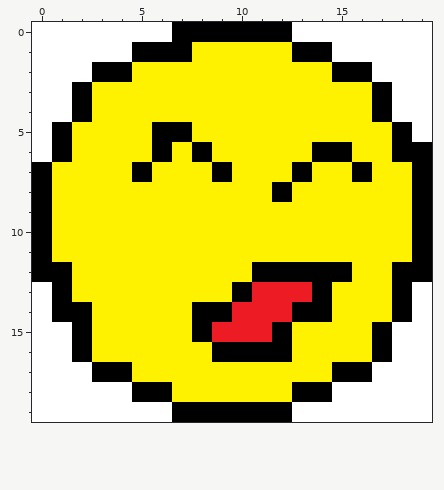
Pixel-art sprite -- oop-bound/image/ball.png. Above: the version before the commit.
The file is 20x20 pixels. Pixels under 10% opacity are left out.
And afterwards:
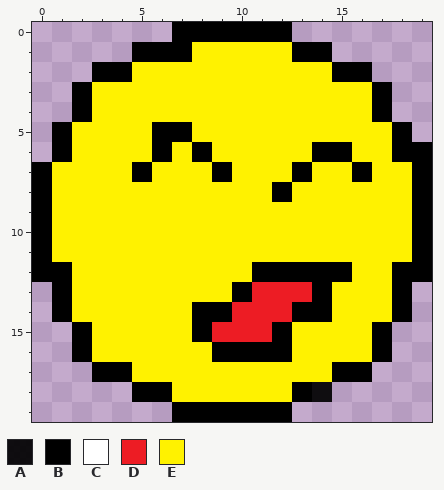
Palette (. is transparent): A #000000eb  B #000000  C #ffffff  D #ed1c24  E #fff200
The exact change:
{"y":0,"x":0,"old":"CCCCCCC","new":"......."}
{"y":0,"x":13,"old":"CCCCCCC","new":"......."}
{"y":1,"x":0,"old":"CCCCC","new":"....."}
{"y":1,"x":15,"old":"CCCCC","new":"....."}
{"y":2,"x":0,"old":"CCC","new":"..."}
{"y":2,"x":17,"old":"CCC","new":"..."}
{"y":3,"x":0,"old":"CC","new":".."}
{"y":3,"x":18,"old":"CC","new":".."}
{"y":4,"x":0,"old":"CC","new":".."}
{"y":4,"x":18,"old":"CC","new":".."}
{"y":5,"x":0,"old":"C","new":"."}
{"y":5,"x":19,"old":"C","new":"."}
{"y":6,"x":0,"old":"C","new":"."}
{"y":13,"x":0,"old":"C","new":"."}
{"y":13,"x":19,"old":"C","new":"."}
{"y":14,"x":0,"old":"C","new":"."}
{"y":14,"x":2,"old":"B","new":"E"}
{"y":14,"x":19,"old":"C","new":"."}
{"y":15,"x":0,"old":"CC","new":".."}
{"y":15,"x":18,"old":"CC","new":".."}
{"y":16,"x":0,"old":"CC","new":".."}
{"y":16,"x":18,"old":"CC","new":".."}
{"y":17,"x":0,"old":"CCC","new":"..."}
{"y":17,"x":17,"old":"CCC","new":"..."}
{"y":18,"x":0,"old":"CCCCC","new":"....."}
{"y":18,"x":14,"old":"BCCCCC","new":"A....."}
{"y":19,"x":0,"old":"CCCCCCC","new":"......."}
{"y":19,"x":13,"old":"CCCCCCC","new":"......."}
